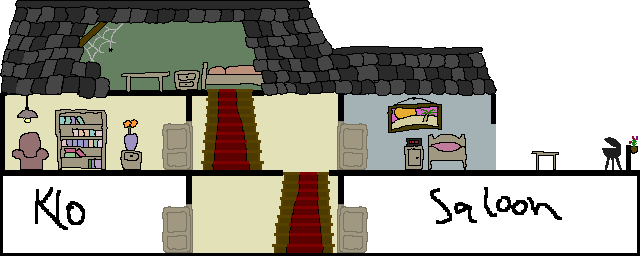
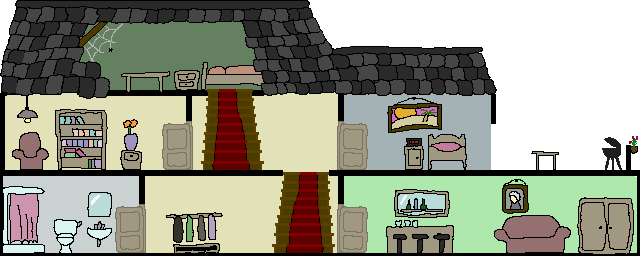
Comparing the layer stacks of the two 640×256 images. Changes:
painted on "interior" over [3, 179, 634, 254]
painted on "Background" over [3, 176, 637, 253]
painted on "wallpaper" over [3, 124, 637, 254]
